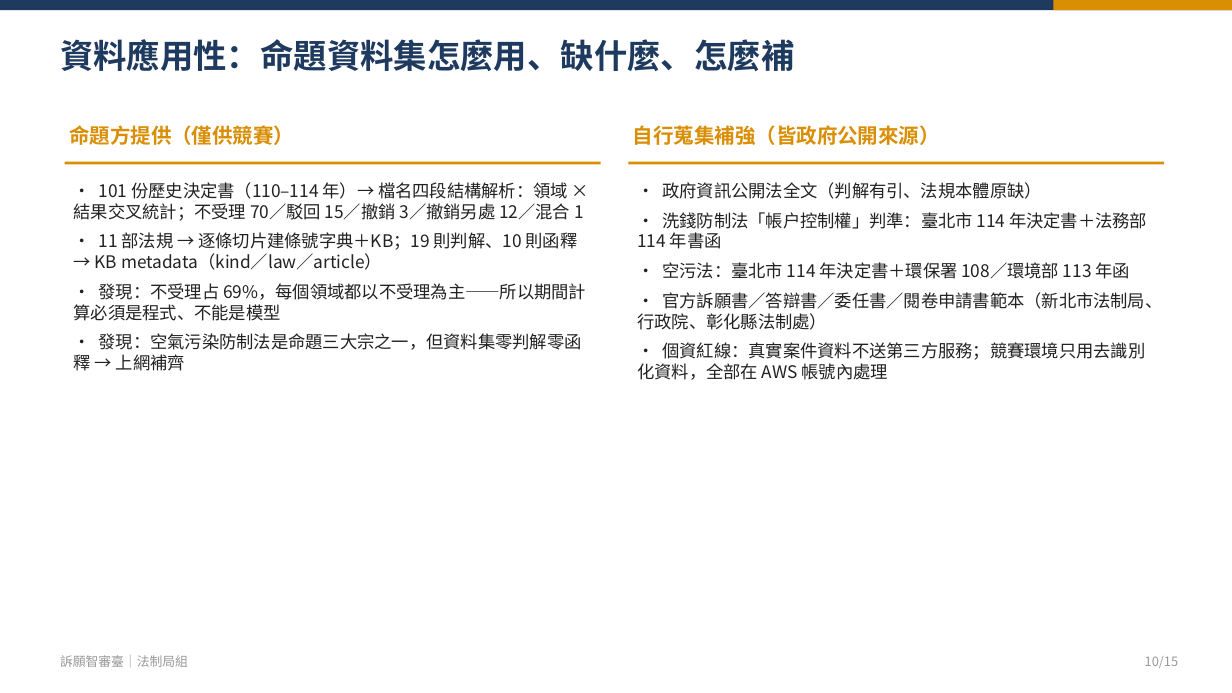
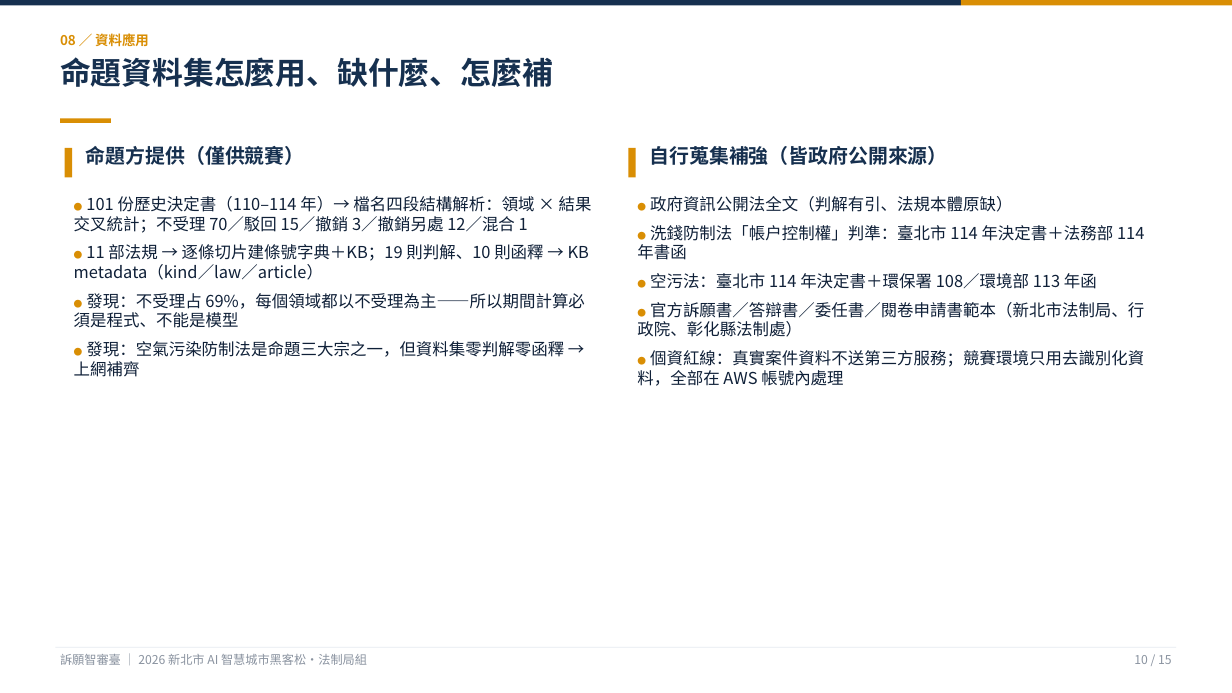
Before and after one commit to KevinMursh/hackathon_wisxxxx, a slide deck: slide 10 of docs/提案/提案簡報-訴願智審臺.pptx. Drawn at 1232x693 pixels with LibreOffice and Linux fonts; fonts in the diff are those of the drawing. Boxes give left, top, right and bottom in pixels: in the first picture for what was removed or moved away, otherwise in the second. Text is boxed around its words. In the diff, an @@ line names an element or a change of style, - is before the commit and + after.

```diff
--- a/docs/提案/提案簡報-訴願智審臺.pptx
+++ b/docs/提案/提案簡報-訴願智審臺.pptx
@@ rectangle: place and size @@
-rectangle at box(0, 0, 1232, 10)
+rectangle at box(0, 0, 961, 6)
@@ rectangle at box(0, 0, 961, 6): fill #1F3A5F to #16304F @@
@@ rectangle: place and size @@
-rectangle at box(1054, 0, 1232, 10)
+rectangle at box(961, 0, 1232, 6)
@@ text at box(60, 57, 553, 87): text changed; size 26 to 24 pt; text colour #1F3A5F to #16304F @@
-資料應用性：命題資料集怎麼用、缺什麼、怎麼補
+命題資料集怎麼用、缺什麼、怎麼補
@@ text added at box(60, 33, 149, 46), 10.5 pt, text #D98E04, bold @@
+08 ／ 資料應用
@@ rectangle added at box(60, 118, 111, 123), fill #D98E04 @@
@@ rectangle added at box(65, 148, 72, 177), fill #D98E04 @@
@@ text "命題方提供（僅供競賽）": place and size @@
-text "命題方提供（僅供競賽）" at box(69, 125, 294, 145)
+text "命題方提供（僅供競賽）" at box(86, 146, 305, 165)
@@ text "命題方提供（僅供競賽）" at box(86, 146, 305, 165): size 16 to 15.5 pt, text colour #D98E04 to #16304F @@
@@ rectangle added at box(628, 148, 636, 177), fill #D98E04 @@
@@ text "自行蒐集補強（皆政府公開來源）" at box(650, 146, 948, 165): size 16 to 15.5 pt, text colour #D98E04 to #16304F @@
@@ text "自行蒐集補強（皆政府公開來源）": place and size @@
-text "自行蒐集補強（皆政府公開來源）" at box(633, 125, 940, 145)
+text "自行蒐集補強（皆政府公開來源）" at box(650, 146, 948, 165)
@@ rectangle removed at box(65, 162, 601, 165) @@
@@ rectangle removed at box(628, 162, 1165, 165) @@
@@ text at box(74, 196, 592, 377): text changed; size 13.5 to 12.8 pt; text colour #222222 to #0F2038 @@
-• 101 份歷史決定書（110–114 年）→ 檔名四段結構解析：領域 × 結果交叉統計；不受理 70／駁回 15／撤銷 3／撤銷另處 12／混合 1
-• 11 部法規 → 逐條切片建條號字典＋KB；19 則判解、10 則函釋 → KB metadata（kind／law／article）
-• 發現：不受理占 69%，每個領域都以不受理為主——所以期間計算必須是程式、不能是模型
-• 發現：空氣污染防制法是命題三大宗之一，但資料集零判解零函釋 → 上網補齊
+● 101 份歷史決定書（110–114 年）→ 檔名四段結構解析：領域 × 結果交叉統計；不受理 70／駁回 15／撤銷 3／撤銷另處 12／混合 1
+● 11 部法規 → 逐條切片建條號字典＋KB；19 則判解、10 則函釋 → KB metadata（kind／law／article）
+● 發現：不受理占 69%，每個領域都以不受理為主——所以期間計算必須是程式、不能是模型
+● 發現：空氣污染防制法是命題三大宗之一，但資料集零判解零函釋 → 上網補齊
@@ text at box(637, 196, 1144, 386): text changed; size 13.5 to 12.8 pt; text colour #222222 to #0F2038 @@
-• 政府資訊公開法全文（判解有引、法規本體原缺）
-• 洗錢防制法「帳戶控制權」判準：臺北市 114 年決定書＋法務部 114 年書函
-• 空污法：臺北市 114 年決定書＋環保署 108／環境部 113 年函
-• 官方訴願書／答辯書／委任書／閱卷申請書範本（新北市法制局、行政院、彰化縣法制處）
-• 個資紅線：真實案件資料不送第三方服務；競賽環境只用去識別化資料，全部在 AWS 帳號內處理
+● 政府資訊公開法全文（判解有引、法規本體原缺）
+● 洗錢防制法「帳戶控制權」判準：臺北市 114 年決定書＋法務部 114 年書函
+● 空污法：臺北市 114 年決定書＋環保署 108／環境部 113 年函
+● 官方訴願書／答辯書／委任書／閱卷申請書範本（新北市法制局、行政院、彰化縣法制處）
+● 個資紅線：真實案件資料不送第三方服務；競賽環境只用去識別化資料，全部在 AWS 帳號內處理
@@ rectangle added at box(55, 647, 1177, 648), fill #E6EAF0 @@
@@ text at box(60, 654, 367, 665): text changed; size 10 to 9.5 pt; text colour #999999 to #8A93A0 @@
-訴願智審臺｜法制局組
+訴願智審臺 ｜ 2026 新北市 AI 智慧城市黑客松・法制局組
@@ text at box(1134, 655, 1171, 664): text changed; size 10 to 9.5 pt; text colour #999999 to #8A93A0 @@
-10/15
+10 / 15
```
Also in this commit, not shown: 14 other slides changed, 17 other files.
